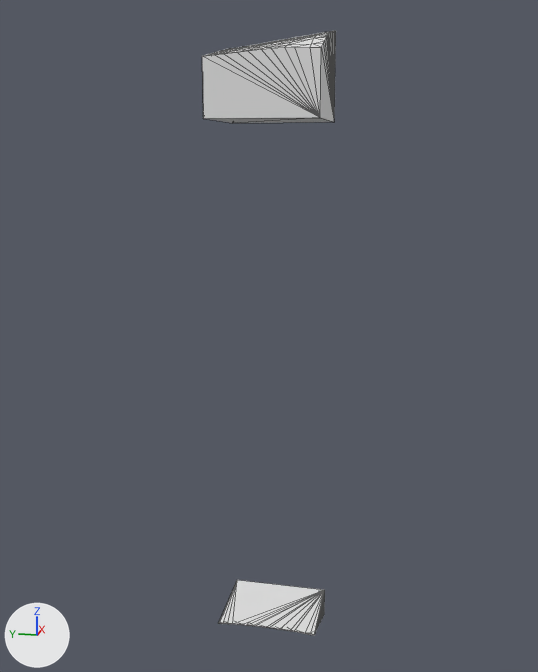
Two versions of the glTF model assets/terrain/surface_pieces/surf_9_26.glb, one commit apart.
Camera for both pictures: a 50 mm lens placed at (-96.85, -29.21, -31.42), pointed at (-62.25, -22.29, -40.07). The lights are fixed; the arrows at lower left show +X, +Y and +Z. The first picture is the older version. Mesh edges are drawn as thin lines. Where no turn or scale is listed for an object, it has been applied to the vertices.

Names of what the first picture shows: 'layer_0', 'layer_6'.
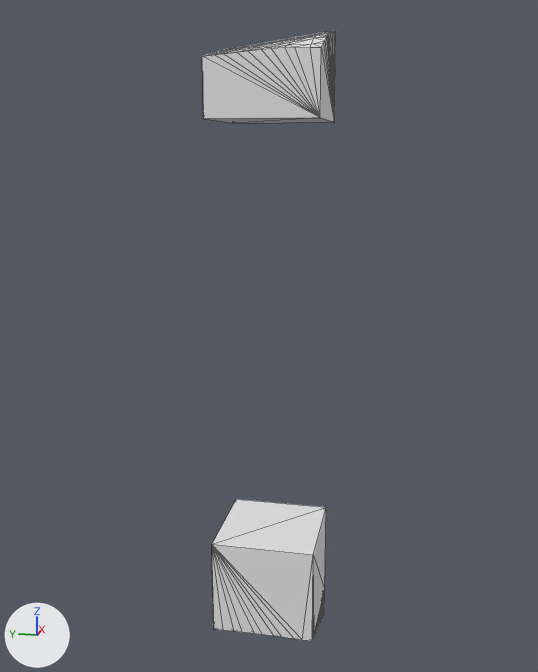
The change, as a list of edits to the scene's bpy script:
```text
Add me_layer_5:
    me_layer_5.from_pydata(...)  # 45 vertices, 86 faces; spans x -65.0..-60.0, y -25.0..-20.0, z -55.0..-50.0
Add ob_layer_5:
    ob_layer_5 = bpy.data.objects.new('layer_5', me_layer_5)
    ob_layer_5.location = (0.0, 0.0, 0.0)
```

Boxes [x1, y1, x2, y2] around the edits, measured in the pictures (538 x 672 px):
'layer_5', added: after [212, 499, 326, 642]
'layer_6', unchanged, covered by the edit: before [219, 580, 325, 635]; after [315, 591, 325, 633]
